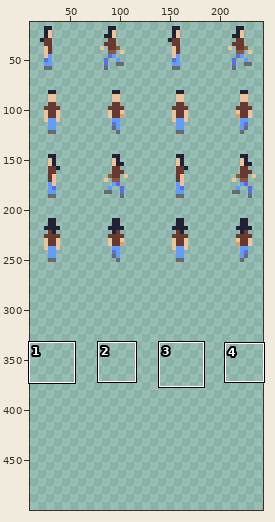
Edited in one commit: pixel-art file (src/images/peasant.aseprite). The first picture is a wide view before the edit; the outline marks the close-up.
Close-up. As it was:
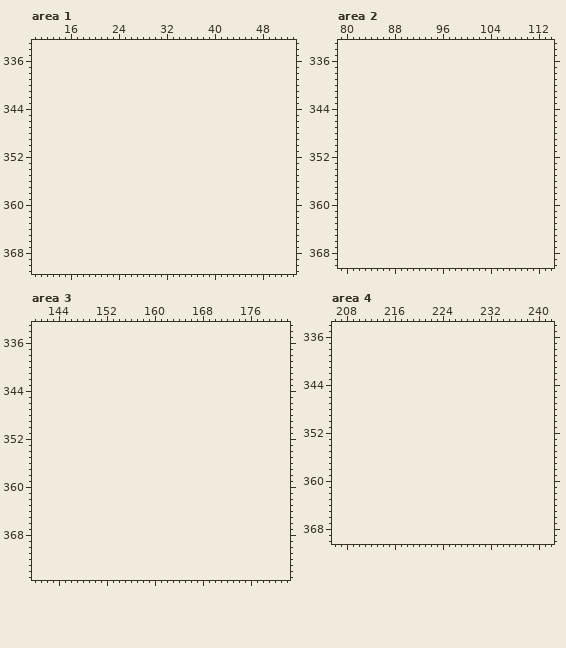
256x256 pixels, 1 frame. Shown: area 1: x 10..53, y 333..371; area 2: x 79..114, y 333..370; area 3: x 140..182, y 333..375; area 4: x 206..242, y 334..370. The old version is drawn lined up with the new one, on the new canvas. The wide view leaves out empty margins. The commit also changed other parts of the picture, which this record leaves out.
New version:
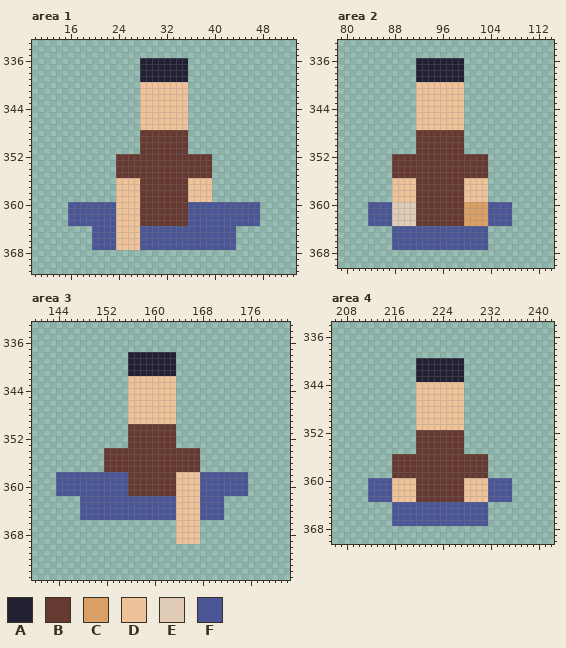
Palette (. is transparent): A #222034  B #663931  C #d9a066  D #eec39a  E #dfcbb6  F #4b5696
From old to new:
canvas 256x256 -> 256x512
Area 1:
y 336..339: x 28..35 ........ -> AAAAAAAA
y 340..347: x 28..35 ........ -> DDDDDDDD
y 348..351: x 28..35 ........ -> BBBBBBBB
y 352..355: x 24..39 ................ -> BBBBBBBBBBBBBBBB
y 356..359: x 24..39 ................ -> DDDDBBBBBBBBDDDD
y 360..363: x 16..47 ................................ -> FFFFFFFFDDDDBBBBBBBBFFFFFFFFFFFF
y 364..367: x 20..43 ........................ -> FFFFDDDDFFFFFFFFFFFFFFFF
Area 2:
y 336..339: x 92..99 ........ -> AAAAAAAA
y 340..347: x 92..99 ........ -> DDDDDDDD
y 348..351: x 92..99 ........ -> BBBBBBBB
y 352..355: x 88..103 ................ -> BBBBBBBBBBBBBBBB
y 356..359: x 88..103 ................ -> DDDDBBBBBBBBDDDD
y 360..363: x 84..107 ........................ -> FFFFEEEEBBBBBBBBCCCCFFFF
y 364..367: x 88..103 ................ -> FFFFFFFFFFFFFFFF
Area 3:
y 338..341: x 156..163 ........ -> AAAAAAAA
y 342..349: x 156..163 ........ -> DDDDDDDD
y 350..353: x 156..163 ........ -> BBBBBBBB
y 354..357: x 152..167 ................ -> BBBBBBBBBBBBBBBB
y 358..361: x 144..175 ................................ -> FFFFFFFFFFFFBBBBBBBBDDDDFFFFFFFF
y 362..365: x 148..171 ........................ -> FFFFFFFFFFFFFFFFDDDDFFFF
y 366..369: x 164..167 .... -> DDDD
Area 4:
y 340..343: x 220..227 ........ -> AAAAAAAA
y 344..351: x 220..227 ........ -> DDDDDDDD
y 352..355: x 220..227 ........ -> BBBBBBBB
y 356..359: x 216..231 ................ -> BBBBBBBBBBBBBBBB
y 360..363: x 212..235 ........................ -> FFFFDDDDBBBBBBBBDDDDFFFF
y 364..367: x 216..231 ................ -> FFFFFFFFFFFFFFFF
Changed places in both close-ups, as pixel boxes (x1, y1, x2, y2):
added: (68, 58, 260, 250)
added: (368, 58, 512, 250)
added: (56, 352, 248, 544)
added: (368, 358, 512, 526)
